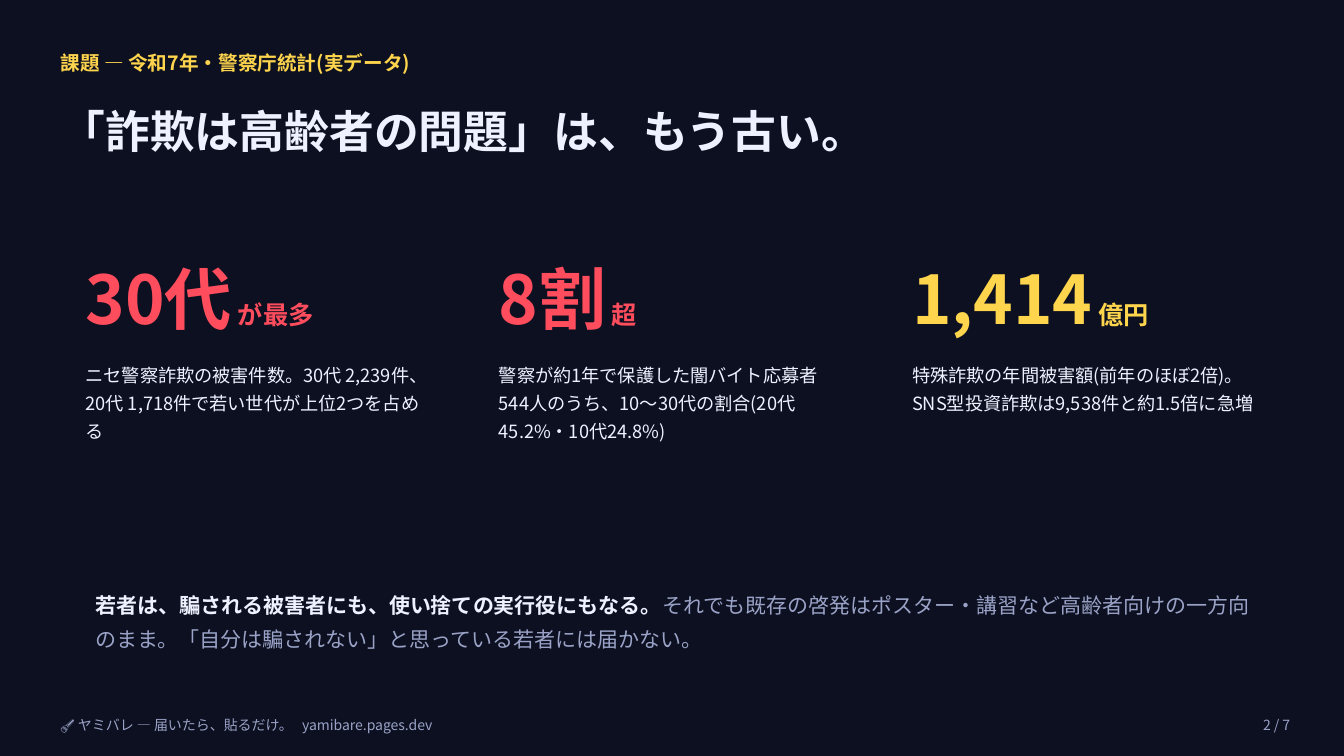
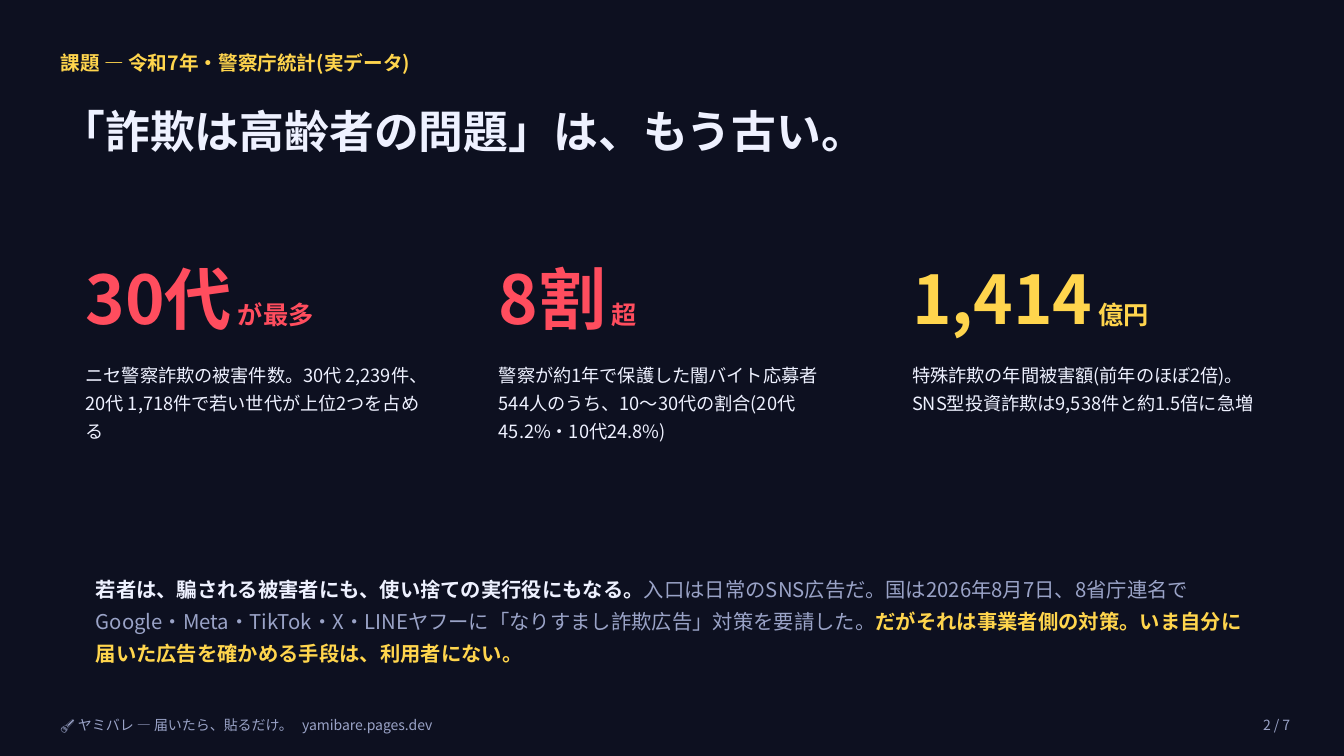
Before and after one commit to aikido7/yamibare, a slide deck: slide 2 of yamibare-pitch.pptx. Drawn at 1344x756 pixels with LibreOffice and Linux fonts; fonts in the diff are those of the drawing. Boxes give left, top, right and bottom in pixels: in the first picture for what was removed or moved away, otherwise in the second. Text is boxed around its words. In the diff, an @@ line names an element or a change of style, - is before the commit and + after.

```diff
--- a/yamibare-pitch.pptx
+++ b/yamibare-pitch.pptx
@@ shape: place and size @@
-shape at [60,555,1285,681]
+shape at [60,544,1285,691]
@@ shape at [60,544,1285,691]: proportions changed @@
@@ text at [96,579,1242,663]: text changed; size 15 to 14.5 pt @@
-若者は、騙される被害者にも、使い捨ての実行役にもなる。それでも既存の啓発はポスター・講習など高齢者向けの一方向のまま。「自分は騙されない」と思っている若者には届かない。
+若者は、騙される被害者にも、使い捨ての実行役にもなる。入口は日常のSNS広告だ。国は2026年8月7日、8省庁連名でGoogle・Meta・TikTok・X・LINEヤフーに「なりすまし詐欺広告」対策を要請した。だがそれは事業者側の対策。いま自分に届いた広告を確かめる手段は、利用者にない。
```
Also in this commit, not shown: 1 other slide changed, 5 other files.
